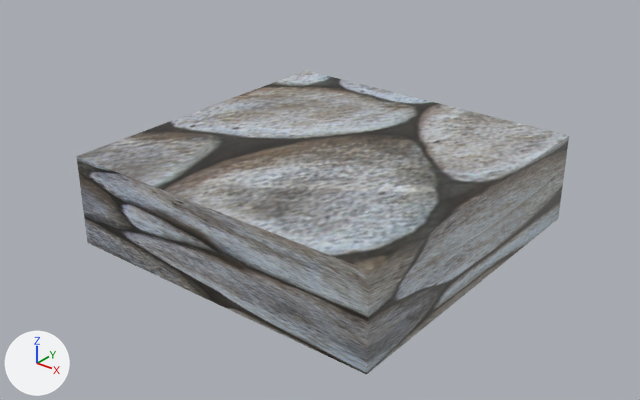
A saved change to the Blender file addons/scenes/untitled.blend.
One viewpoint serves both versions: a 50 mm lens placed at (9.27, -11.88, 7.06), pointed at (0.17, -0.49, 0.01). Every picture has the same lights, and +X, +Y and +Z are marked at lower left.

The scene before the commit, as lines of its bpy script (objects in view):
```python
me_cube = bpy.data.meshes.new('Cube')
me_cube.from_pydata(...)  # a box spanning x -1.0..1.0, y -1.0..1.0, z -1.0..1.0
me_cube.materials.append(mat_material)  # picture img_stones_png
ob_cube = bpy.data.objects.new('Cube', me_cube)
ob_cube.location = (0.0, 0.0, 0.0)
ob_cube.scale = (3.21, 3.21, 0.875)
```
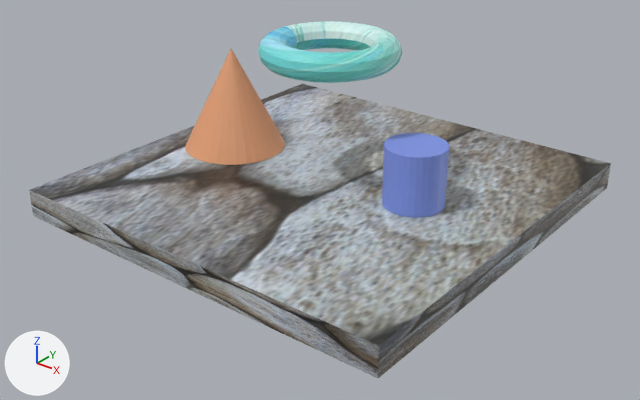
What differs and where, as boxes [x1, y1, x2, y2] in the pictures (640 x 400 px):
'Cube', reshaped, rescaled (18% wider): before [76, 71, 569, 375]; after [29, 84, 611, 378]
'Torus', added: after [258, 21, 402, 83]
'Cone', added: after [185, 49, 285, 165]
'Cylinder', added (blue): after [382, 133, 449, 217]
part 1 of me_cube, added: after [29, 84, 611, 378]

Diff of the bpy script that builds the scene:
```diff
--- a/addons/scenes/untitled.blend.py
+++ b/addons/scenes/untitled.blend.py
@@ img_ater_png @@
+img_ater_png = load_image('ater.png', '../bin/ater.png', 275, 183, 'sRGB')
@@ mat_material_003 @@
+mat_material_003 = principled_material('Material.003')
+mat_material_003.texture = img_stones_png
@@ mat_material_004 @@
+mat_material_004 = bpy.data.materials.new('Material.004')
+mat_material_004.use_nodes = True; mat_material_004.node_tree.nodes.clear()
+_N = mat_material_004.node_tree.nodes; _L = mat_material_004.node_tree.links
+n0 = _N.new('ShaderNodeBsdfPrincipled'); n0.name = 'Principled BSDF'
+n1 = _N.new('ShaderNodeOutputMaterial'); n1.name = 'Material Output'
+n2 = _N.new('ShaderNodeTexImage'); n2.name = 'Image Texture'
+n2.image = img_ater_png
+n3 = _N.new('ShaderNodeBrightContrast'); n3.name = 'Brightness/Contrast'
+_L.new(n0.outputs[0], n1.inputs[0])  # 'BSDF' to 'Surface'
+_L.new(n3.outputs[0], n0.inputs[0])  # 'Color' to 'Base Color'
+_L.new(n2.outputs[0], n3.inputs[0])  # 'Color' to 'Color'
@@ mat_material_001 @@
+mat_material_001 = principled_material('Material.001')
+mat_material_001.base_color = (0.216, 0.302, 0.8)  # blue #8095e7
@@ mat_material_002 @@
+mat_material_002 = principled_material('Material.002')
+mat_material_002.base_color = (0.8, 0.361, 0.182)  # beige #e7a276
@@ me_cube @@
 # used by ob_cube; location = (0.0, 0.0, 0.0); scale = (3.21, 3.21, 0.875)
-me_cube.from_pydata(...)  # 8 vertices, 6 faces; spans x -1.0..1.0, y -1.0..1.0, z -1.0..1.0
-me_cube.materials.append(mat_material)  # picture img_stones_png
+me_cube.from_pydata(...)  # 15608 vertices, 15606 faces; spans x -1.0..1.0, y -1.0..1.0, z -1.0..1.0
+# me_cube part 1: 15600 vertices added at x -1.0..1.0, y -1.0..1.0, z -1.0..1.0
+me_cube.materials.append(mat_material_003)  # picture img_stones_png
@@ me_torus @@
+me_torus.from_pydata(...)  # a torus around z (ring radius 1.0, tube radius 0.25) spanning x -1.25..1.25, y -1.25..1.25, z -0.25..0.25
+me_torus.materials.append(mat_material_004)
@@ me_cylinder @@
+me_cylinder.from_pydata(...)  # a 32-sided cylinder along z spanning x -1.0..1.0, y -1.0..1.0, z -1.0..1.0
+me_cylinder.materials.append(mat_material_001)  # blue #8095e7
@@ me_cone @@
+me_cone.from_pydata(...)  # a 32-sided cone pointing to +z spanning x -1.0..1.0, y -1.0..1.0, z -1.0..1.0
+me_cone.materials.append(mat_material_002)  # beige #e7a276
@@ ob_cube @@
 ob_cube.location = (0.0, 0.0, 0.0)
-ob_cube.scale = (3.21, 3.21, 0.875)
+ob_cube.scale = (3.85, 3.85, 0.264)
@@ ob_torus @@
+ob_torus = bpy.data.objects.new('Torus', me_torus)
+ob_torus.location = (0.0, 0.0, 2.67)
@@ ob_cylinder @@
+ob_cylinder = bpy.data.objects.new('Cylinder', me_cylinder)
+ob_cylinder.location = (1.86, 0.0, 0.82)
+ob_cylinder.scale = (0.549, 0.549, 0.549)
@@ ob_cone @@
+ob_cone = bpy.data.objects.new('Cone', me_cone)
+ob_cone.location = (-2.41, 0.0, 1.27)
```
